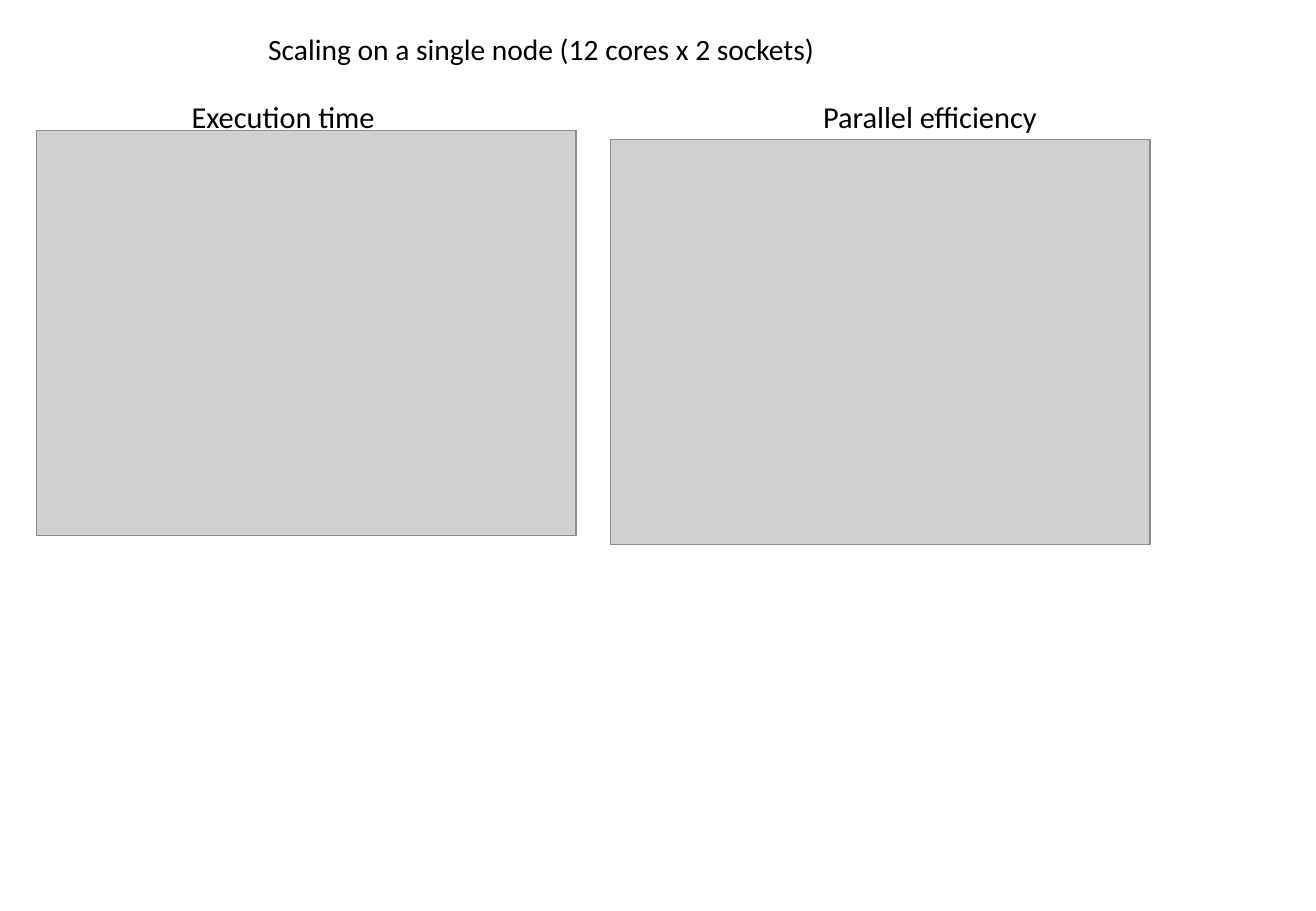
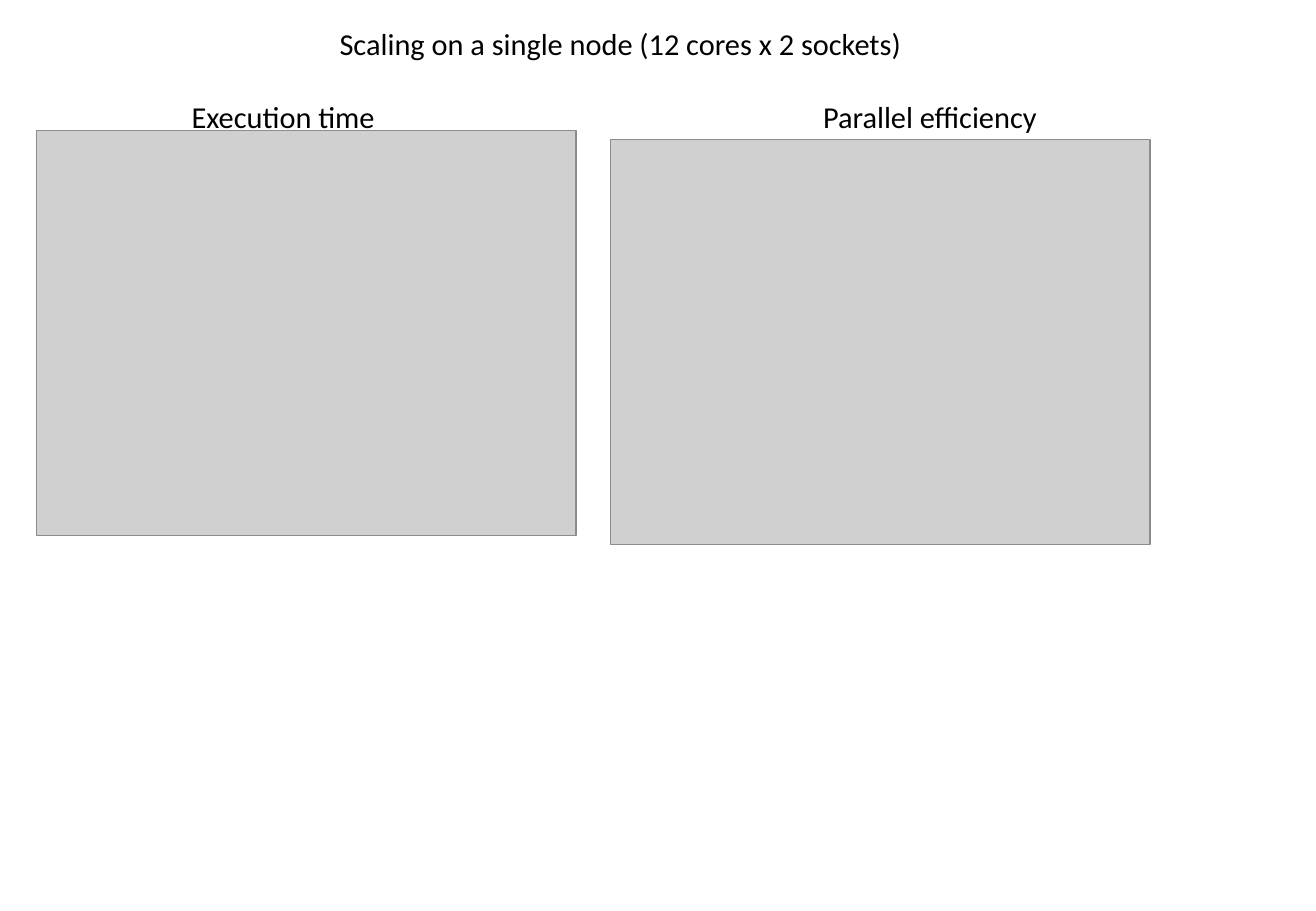
Before and after one commit to kaityo256/sevendayshpc, a slide deck: slide 10 of site-assets/sources/day6/fig-ja-en.pptx (slide 8 before the commit). Drawn at 1316x911 pixels with LibreOffice and Linux fonts; fonts in the diff are those of the drawing; grey boxes stand for pictures. Boxes give left, top, right and bottom in pixels: in the first picture for what was removed or moved away, otherwise in the second. Text is boxed around its words. In the diff, an @@ line names an element or a change of style, - is before the commit and + after.

```diff
--- a/site-assets/sources/day6/fig-ja-en.pptx
+++ b/site-assets/sources/day6/fig-ja-en.pptx
@@ text "Scaling on a single node ...": place and size @@
-text "Scaling on a single node ..." at box(268, 38, 814, 65)
+text "Scaling on a single node ..." at box(340, 33, 901, 61)
@@ text "Scaling on a single node ..." at box(340, 33, 901, 61): size 17.5 to 18 pt; alignment left to centre @@
```
Also in this commit, not shown: 4 slides added, 2 slides removed, 5 other files.
